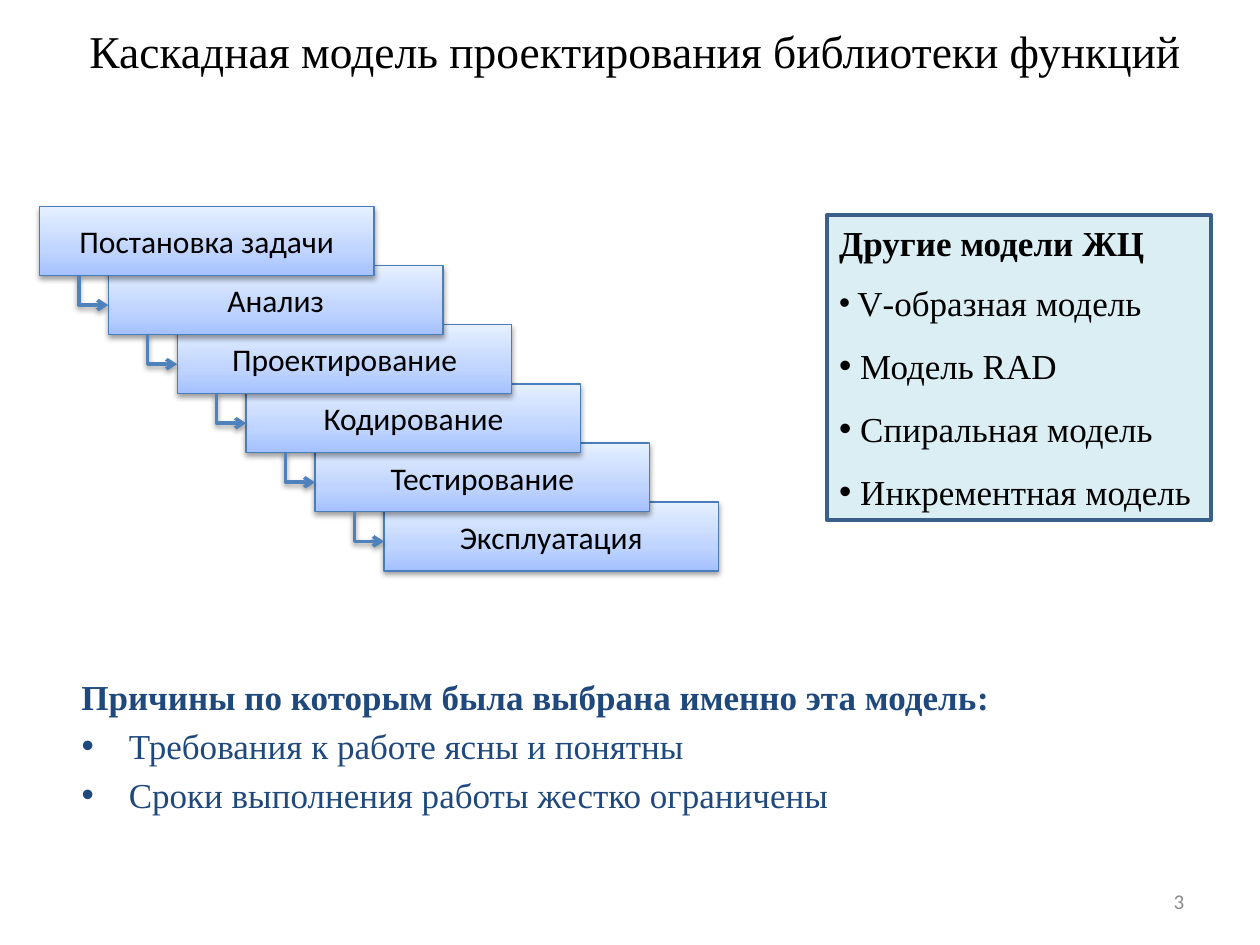
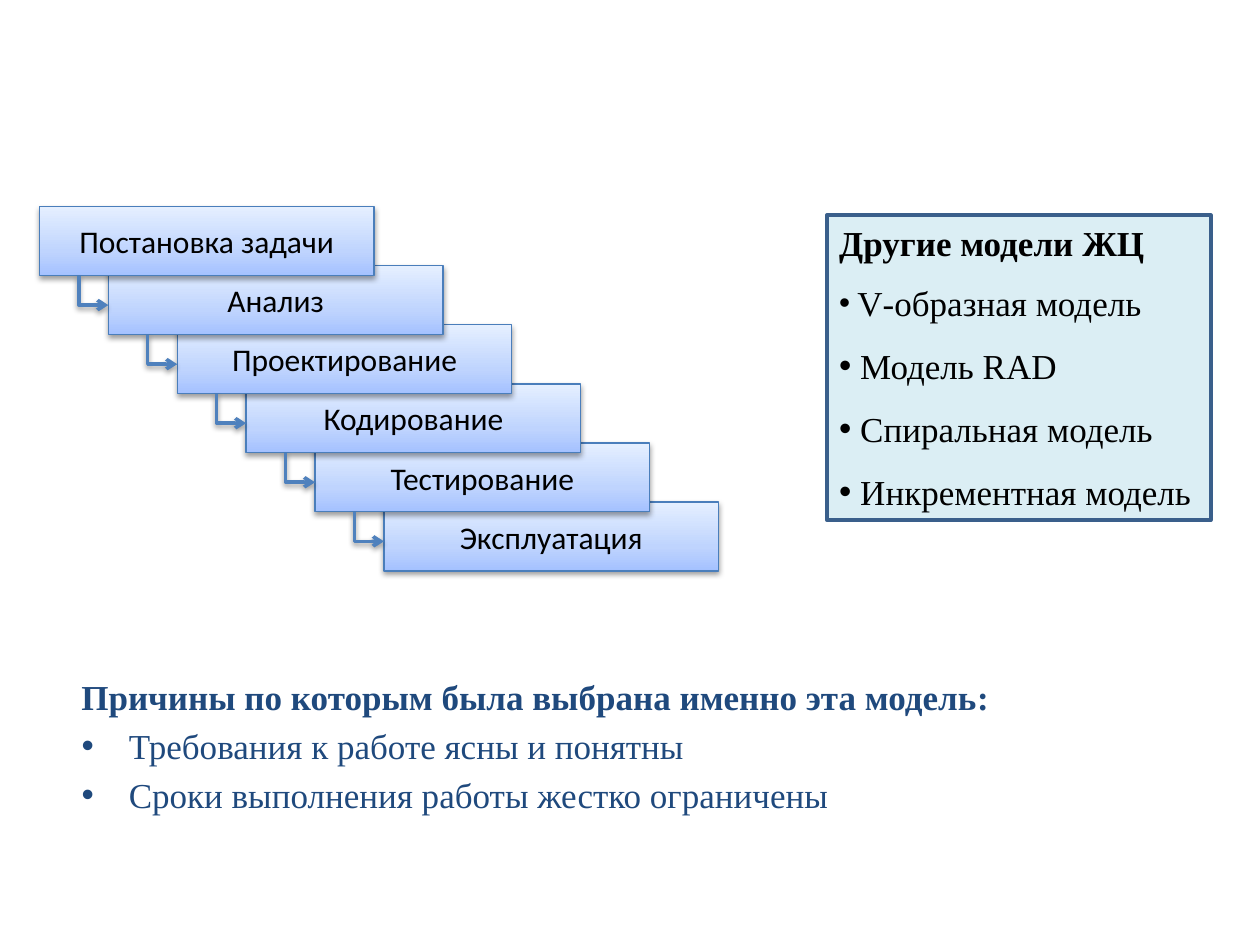
Before and after one commit to nwcfang/diplom_report, a slide deck: slide 3 of presentation/presentation-shtamp.pptx. Drawn at 1260x945 pixels with LibreOffice and Linux fonts; fonts in the diff are those of the drawing. Boxes give left, top, right and bottom in pixels: in the first picture for what was removed or moved away, otherwise in the second. Text is boxed around its words. In the diff, an @@ line names an element or a change of style, - is before the commit and + after.

```diff
--- a/presentation/presentation-shtamp.pptx
+++ b/presentation/presentation-shtamp.pptx
@@ title removed at (x1=89, y1=35, x2=1181, y2=77) @@
-Каскадная модель проектирования библиотеки функций
@@ page number removed at (x1=1174, y1=895, x2=1185, y2=909) @@
-3
```
Also in this commit, not shown: 13 other slides changed, 1 other file.
